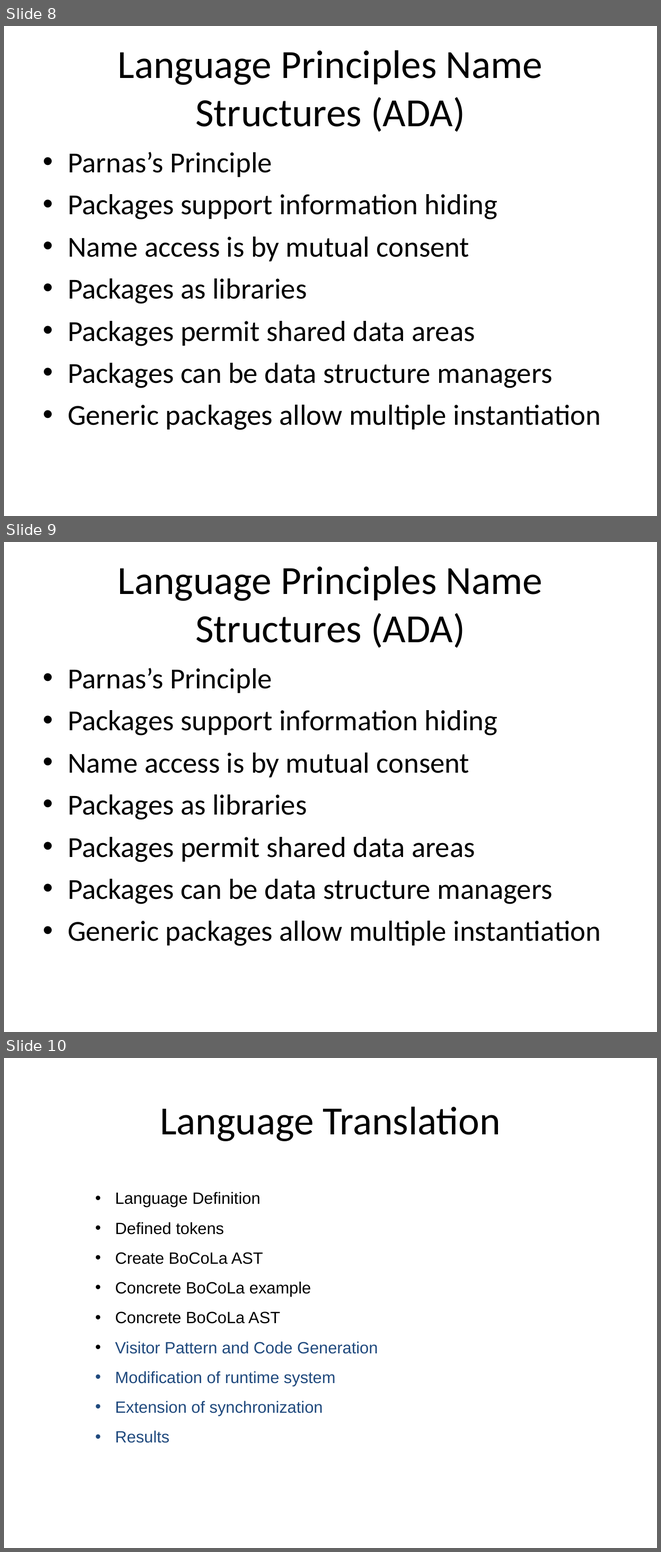
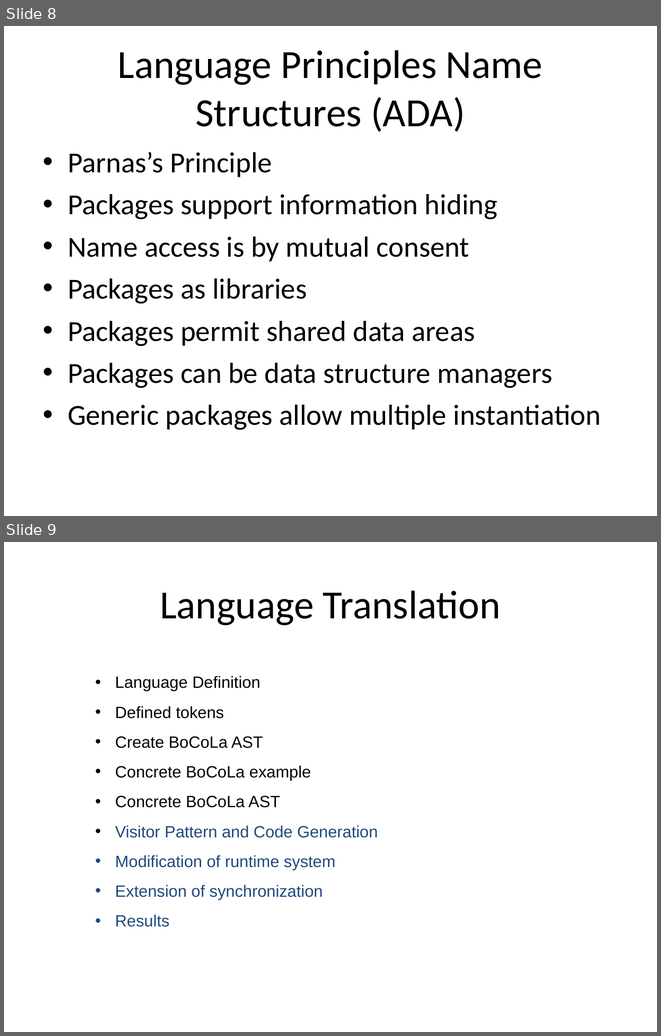
Before and after one commit to isurup/kalle-martin-group, a slide deck: SSE2/slides/4 Language.ppt. Shown one above the other, each under a label of ours: slides 8, 9 and 10 before the commit, slides 8 and 9 after it. The pictures are 661x1552 and 661x1036 pixels, drawn with LibreOffice and Linux fonts; fonts in the diff are those of the drawing. Boxes give left, top, right and bottom in pixels: in the first picture for what was removed or moved away, otherwise in the second. Text is boxed around its words. In the diff, an @@ line names an element or a change of style, - is before the commit and + after.

```diff
--- a/SSE2/slides/4 Language.ppt
+++ b/SSE2/slides/4 Language.ppt
@@ slide 9 removed at [4, 542, 657, 1032], background #FFFFFF @@
@@ title removed at [118, 566, 542, 648] @@
-Language Principles Name Structures (ADA)
@@ text removed at [68, 668, 601, 946] @@
-• Parnas’s Principle
-• Packages support information hiding
-• Name access is by mutual consent
-• Packages as libraries
-• Packages permit shared data areas
-• Packages can be data structure managers
-• Generic packages allow multiple instantiation
@@ what was slide 10 is now slide 9 @@
```
